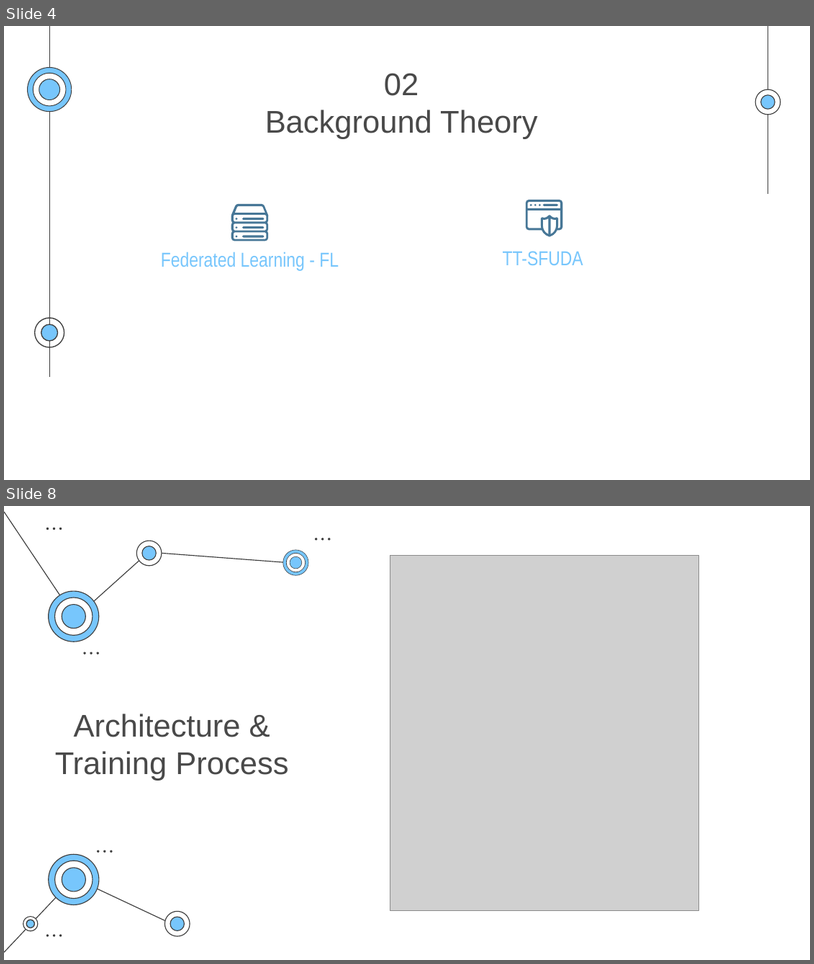
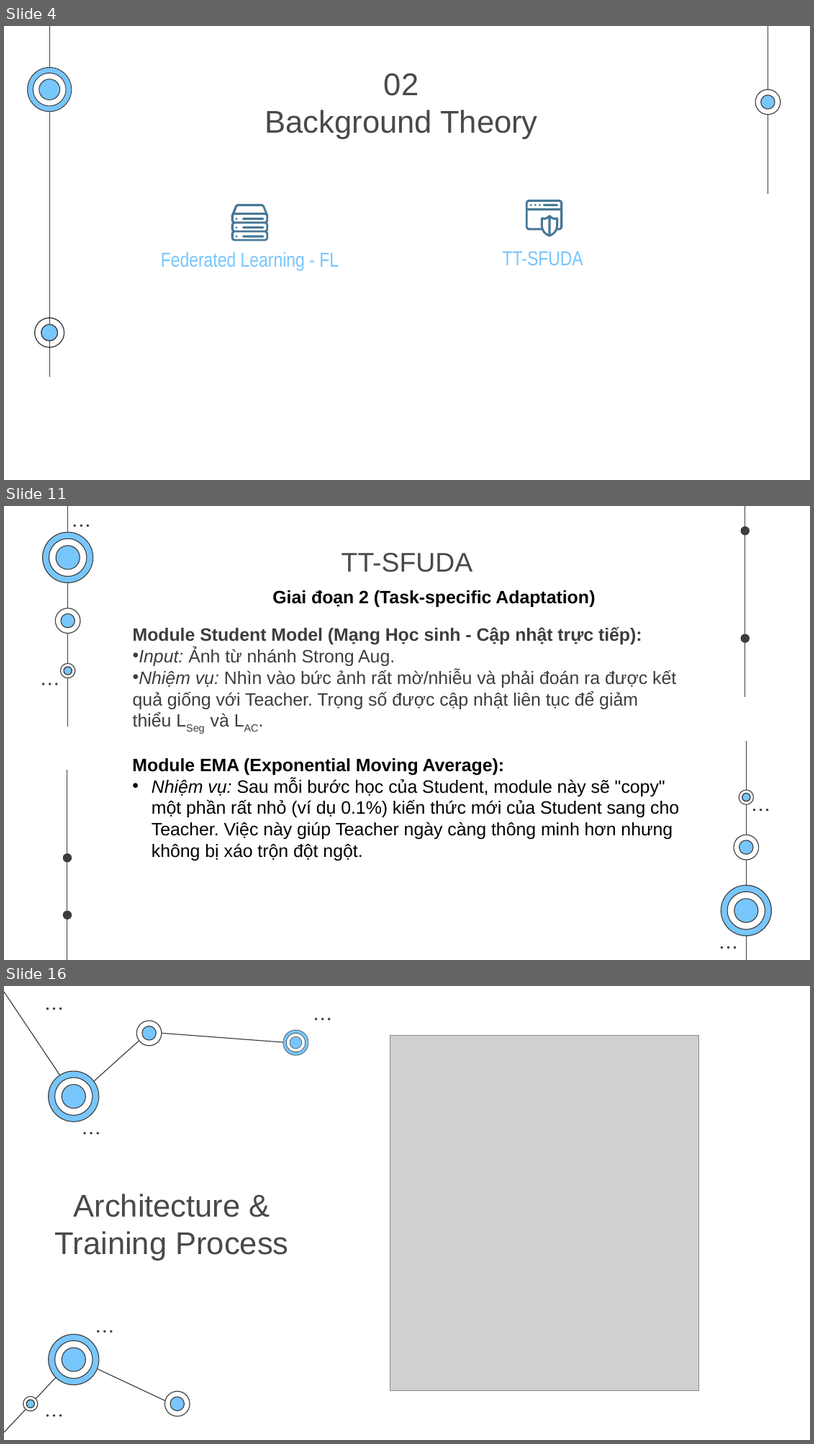
Before and after one commit to Fenteay/tt-sfuda, a slide deck: CS2311_CH200_ 250101037.pptx. Shown one above the other, each under a label of ours: slides 4 and 8 before the commit, slides 4, 11 and 16 after it; the slides between them are not shown. The pictures are 814x964 and 814x1444 pixels, drawn with LibreOffice and Linux fonts; fonts in the diff are those of the drawing; grey boxes stand for pictures. Boxes give left, top, right and bottom in pixels: in the first picture for what was removed or moved away, otherwise in the second. Text is boxed around its words. In the diff, an @@ line names an element or a change of style, - is before the commit and + after.

```diff
--- a/CS2311_CH200_ 250101037.pptx
+++ b/CS2311_CH200_ 250101037.pptx
@@ slide 11 added at <box>4,506,810,960</box>, background #FFFFFF @@
@@ group added at <box>42,506,772,960</box>: 28 freeform shapes, 16 ellipses, 4 lines @@
@@ title added at <box>342,553,473,572</box>, 24 pt, text #494949 @@
+TT-SFUDA
@@ text added at <box>273,590,595,607</box>, 16 pt, text #000000, bold @@
+Giai đoạn 2 (Task-specific Adaptation)
@@ text added at <box>133,627,676,727</box>, 16 pt, text #3D3D3D @@
+Module Student Model (Mạng Học sinh - Cập nhật trực tiếp):
+• Input: Ảnh từ nhánh Strong Aug.
+• Nhiệm vụ: Nhìn vào bức ảnh rất mờ/nhiễu và phải đoán ra được kết quả giống với Teacher. Trọng số được cập nhật liên tục để giảm thiểu LSeg và LAC.
@@ text added at <box>132,758,679,860</box>, 16 pt, text #000000 @@
+Module EMA (Exponential Moving Average):
+• Nhiệm vụ: Sau mỗi bước học của Student, module này sẽ "copy" một phần rất nhỏ (ví dụ 0.1%) kiến thức mới của Student sang cho Teacher. Việc này giúp Teacher ngày càng thông minh hơn nhưng không bị xáo trộn đột ngột.
@@ what was slide 8 is now slide 16 @@
```
Also in this commit, not shown: 1 slide changed, 7 other slides added.
